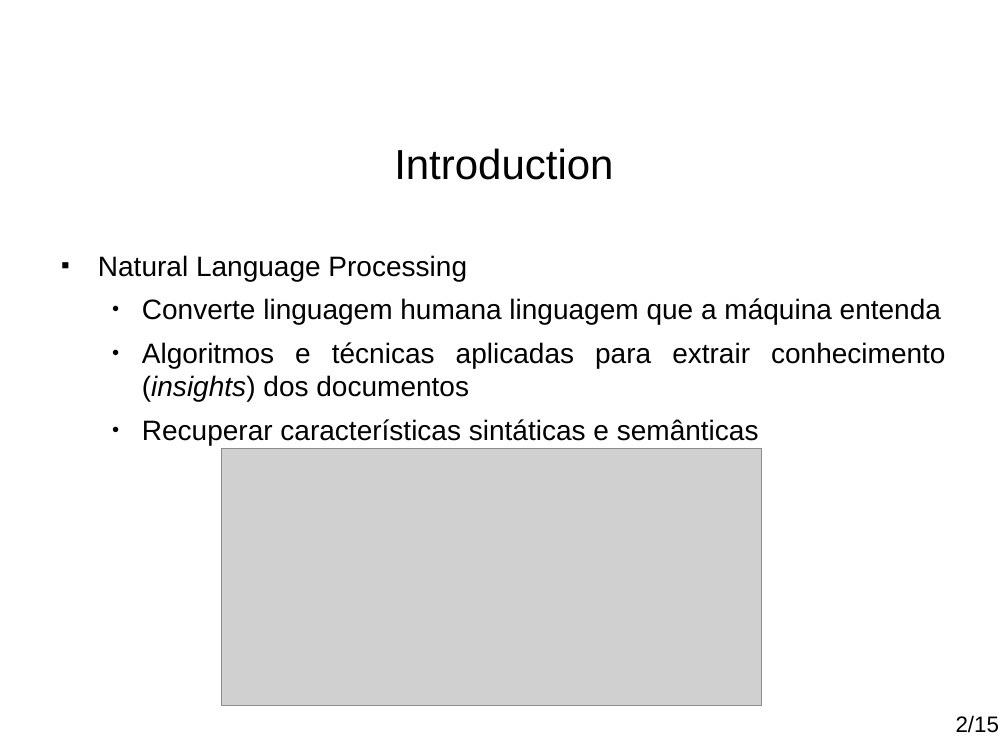
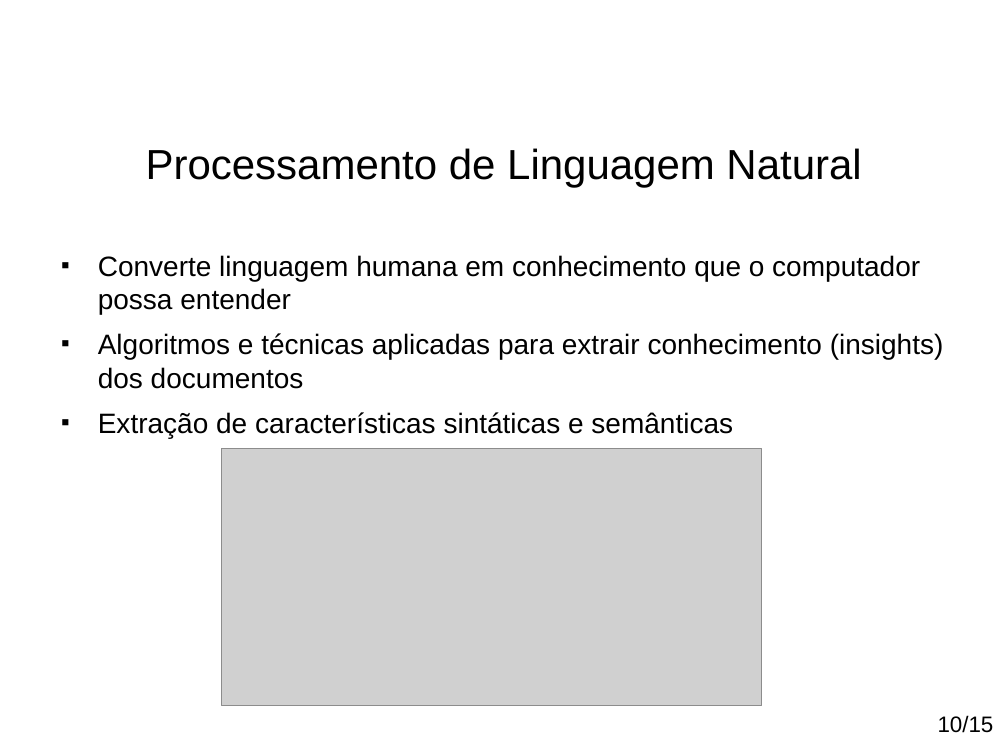
Before and after one commit to paulohq/apresentacao-NLP, a slide deck: slide 11 of apresentacao-mineracao-de-sugestoes.ppt (slide 10 before the commit). Drawn at 1008x756 pixels with LibreOffice and Linux fonts; fonts in the diff are those of the drawing; grey boxes stand for pictures; background and template pictures are left out. Boxes give left, top, right and bottom in pixels: in the first picture for what was removed or moved away, otherwise in the second. Text is boxed around its words. In the diff, an @@ line names an element or a change of style, - is before the commit and + after.

```diff
--- a/apresentacao-mineracao-de-sugestoes.ppt
+++ b/apresentacao-mineracao-de-sugestoes.ppt
@@ title at bbox=[146, 148, 861, 188]: text changed @@
-Introduction
+Processamento de Linguagem Natural
@@ text at bbox=[98, 255, 920, 315]: text changed @@
-■ Natural Language Processing
-  ● Converte linguagem humana linguagem que a máquina entenda
+■ Converte linguagem humana em conhecimento que o computador possa entender
@@ text at bbox=[98, 333, 944, 389]: italic off in "(insights)"; alignment justified to left; bullet ● to ■; list level 2 to 1 in "Algoritmos e técnicas aplicadas para ..." @@
@@ text at bbox=[98, 412, 733, 438]: text changed @@
-  ● Recuperar características sintáticas e semânticas
+■ Extração de características sintáticas e semânticas
@@ text at bbox=[938, 715, 994, 733]: text changed @@
-2/15
+10/15
```
Also in this commit, not shown: 20 other slides changed, 4 slides added, 4 slides removed, 3 other files.
